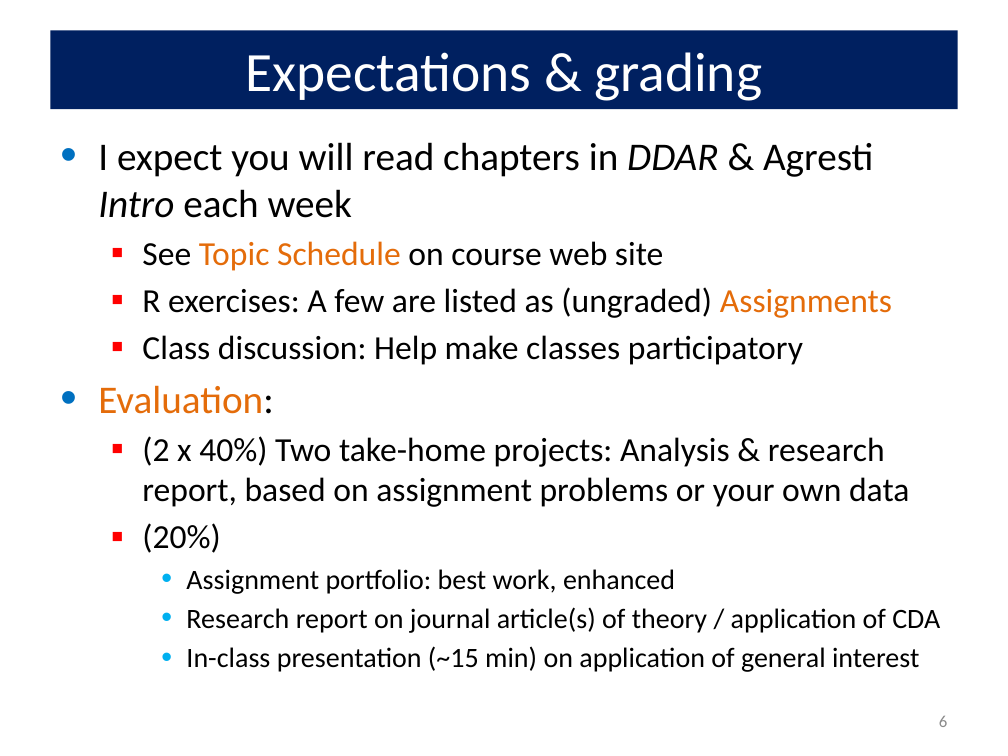
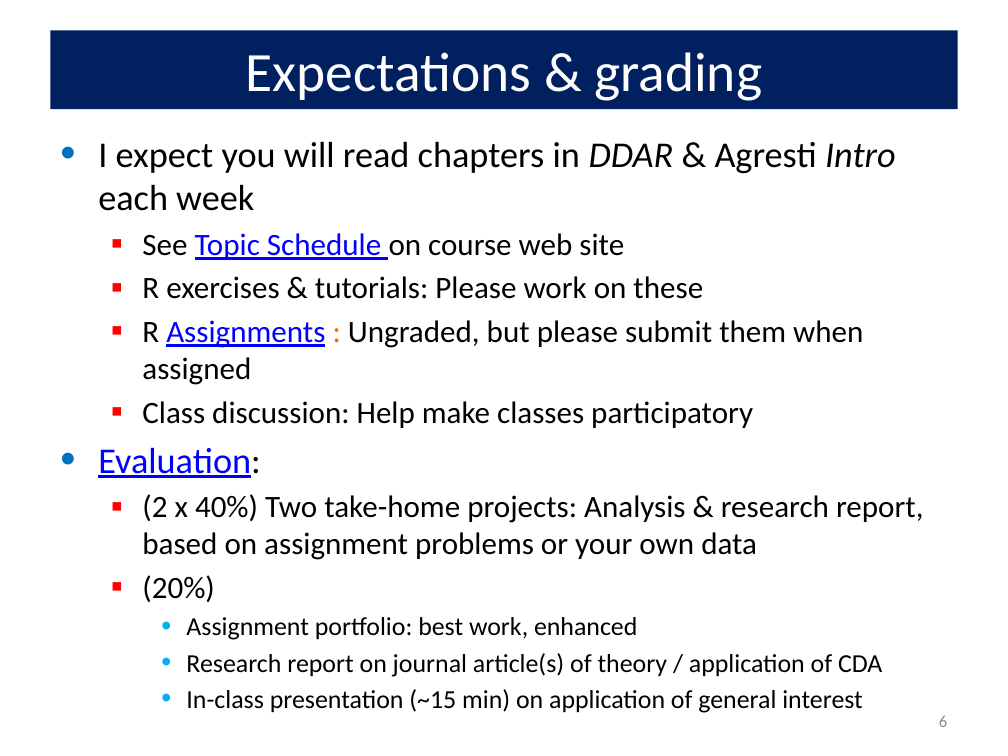
Before and after one commit to friendly/psy6136, a slide deck: slide 6 of docs/lectures/01-Overview.pptx. Drawn at 1008x756 pixels with LibreOffice and Linux fonts; fonts in the diff are those of the drawing. Boxes give left, top, right and bottom in pixels: in the first picture for what was removed or moved away, otherwise in the second. Text is boxed around its words. In the diff, an @@ line names an element or a change of style, - is before the commit and + after.

```diff
--- a/docs/lectures/01-Overview.pptx
+++ b/docs/lectures/01-Overview.pptx
@@ text at bbox=[98, 141, 924, 713]: size 28 to 25.9 pt in "I expect you will read chapters in ...", "Evaluation:"; size 24 to 22.2 pt in "See Topic Schedule on course web site", "Class discussion: Help make classes participatory", "(2 x 40%) Two take-home projects: Analysis ...", "(20%)"; text colour #E46C0A to #0000FF, underline on in "Topic Schedule", "Evaluation:"; size 20 to 18.5 pt in "Assignment portfolio: best work, enhanced", "Research report on journal article(s) of theory ...", "In-class presentation (~15 min) on application of ..." @@
@@ text at bbox=[142, 276, 863, 385]: text changed; size 24 to 22.2 pt @@
-  ▪ R exercises: A few are listed as (ungraded) Assignments
+  ▪ R exercises & tutorials: Please work on these
+  ▪ R Assignments : Ungraded, but please submit them when assigned
```
Also in this commit, not shown: 17 other slides changed, 8 slides added, 10 other files.
